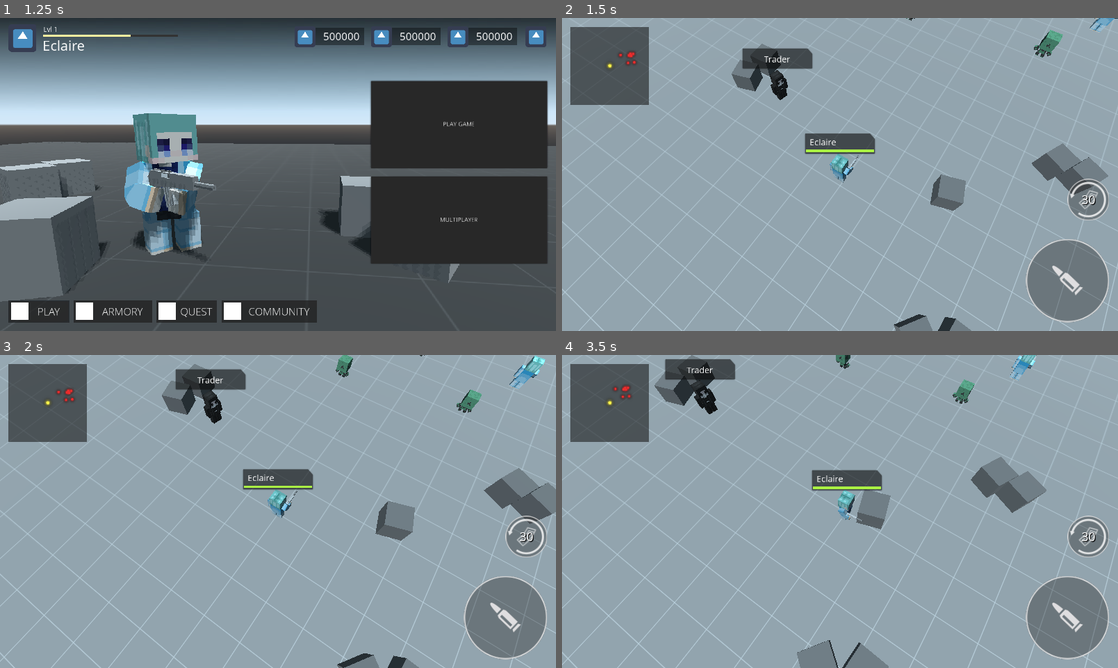
Above: before the commit, frames 1-4 (two rows, left to right).
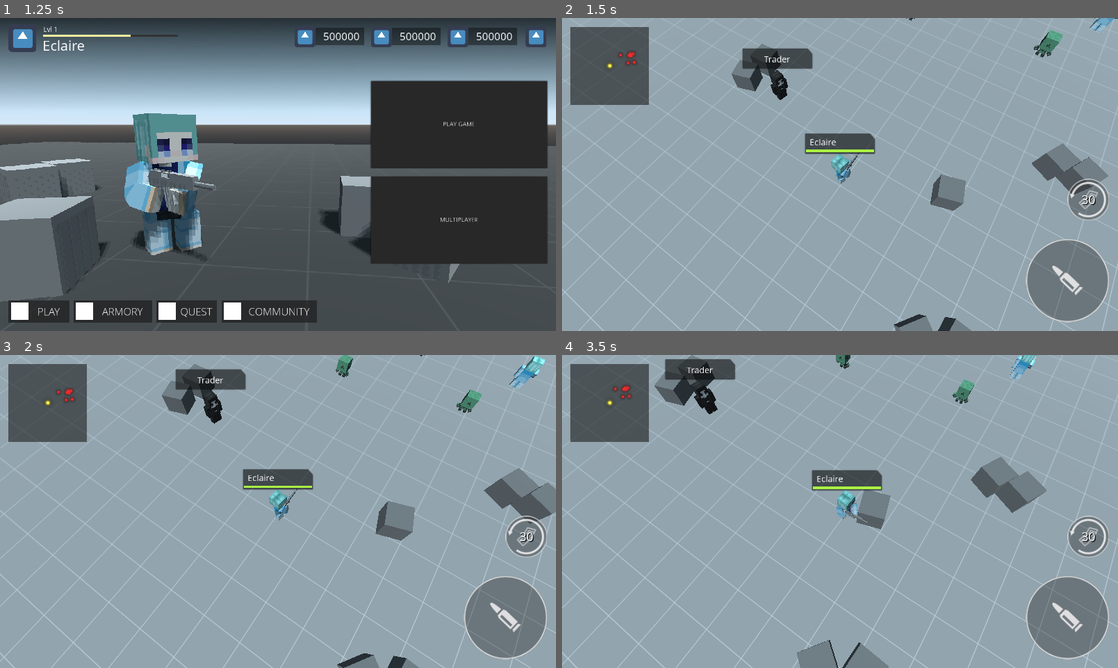
Above: after the commit, the same moments.

Repository: khairul169/PixelGunner
Game: Godot game, scene res://scenes/main_menu.tscn
The game is run twice, just before and just after one commit, with the same random seed, the same clock (stepped at 60 frames per second) and the same inputs. The engine's default icon, where the game draws it, is replaced by a stand-in: a white triangle on a blue panel in a dark square.
Inputs (mouse positions are in pixels of both pictures, inside the frame that each line leads up to):
- Up to frame 1 (1.25 s): click "PLAY" at 0.5 s
- Up to frame 2 (1.5 s): click "PLAY GAME" at 1.25 s
- Up to frame 3 (2 s): no input
- Up to frame 4 (3.5 s): move the mouse to (962, 495) at 2.02 s; hold D 2.03-2.75 s; hold R 2.03-2.75 s; click (962, 495) at 2.17 s; tap Space at 2.27 s; drag from (728, 527) to (812, 574) at 2.77 s

Frame 1 is identical in both runs. In frame 2, 0.2% of the frame differs, in the area x 48-54%, y 43-54%; in frame 3, 0.2%; in frame 4, 0.2%, in the area x 49-55%, y 43-54%.

Commit message:
changed player default weapon

Diff:
--- a/scenes/player.gd
+++ b/scenes/player.gd
@@ -126,7 +126,7 @@
 	next_idle = 0.0;
 	anim_offset = 0;
 
-	m_attack.set_weapon(PlayerWeapon.WEAPON_PISTOL);
+	m_attack.set_weapon(PlayerWeapon.WEAPON_RIFLE);
 
 func _damaged(damage, attacker) -> void:
 	if (damage <= 0.0):
